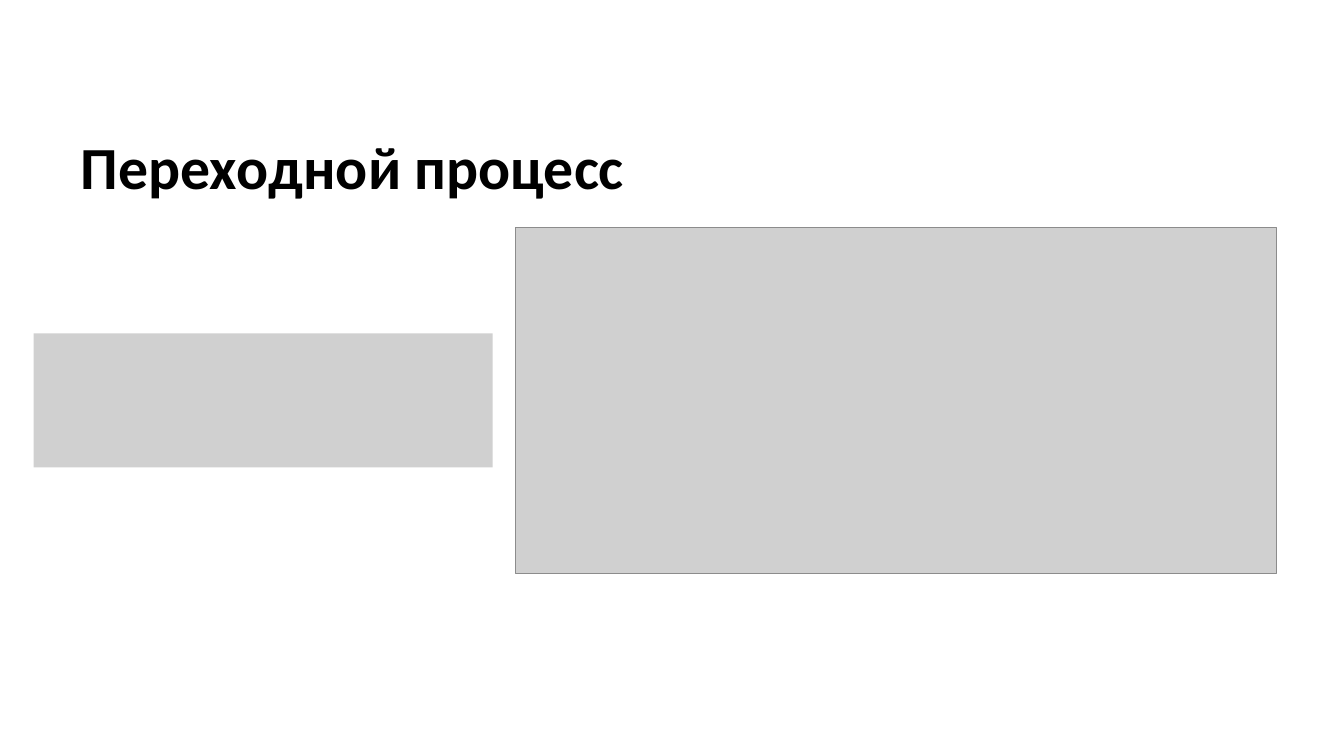
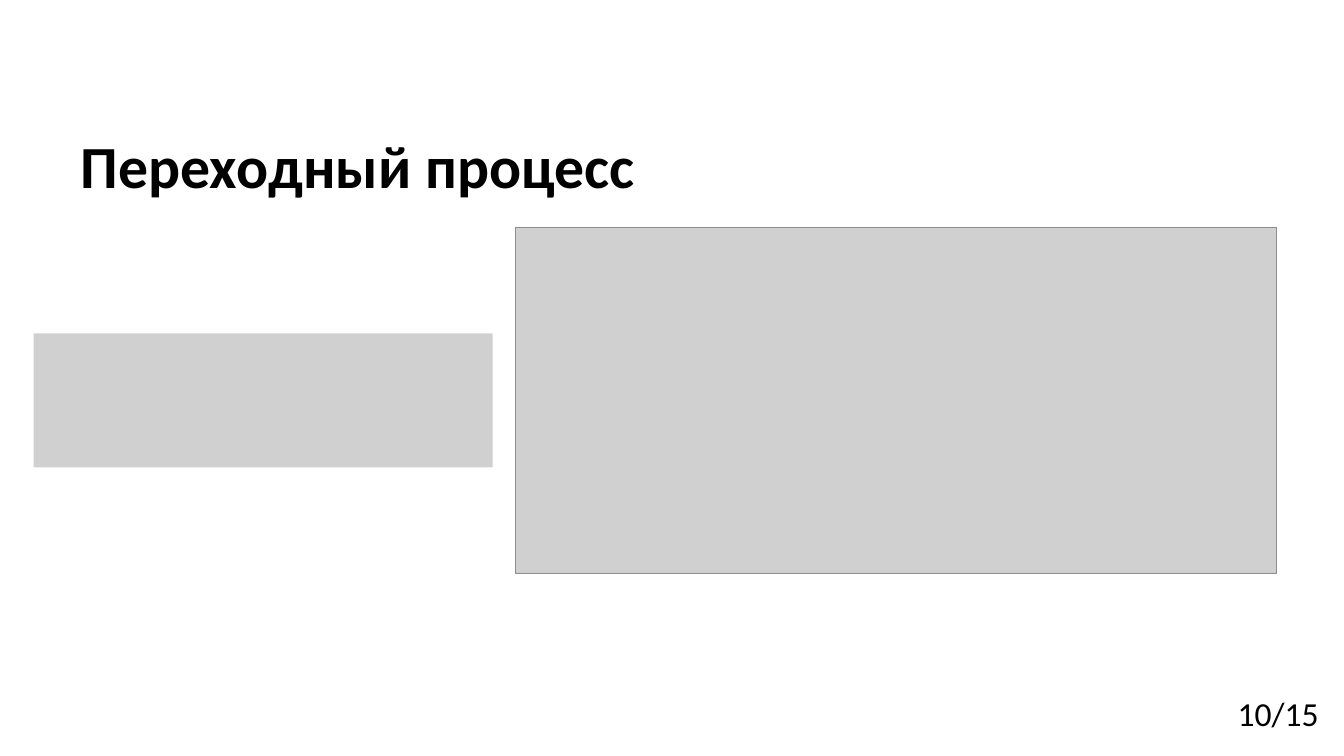
Before and after one commit to ihgorek/system_management_precision_table, a slide deck: slide 10 of диплом.pptx. Drawn at 1344x756 pixels with LibreOffice and Linux fonts; fonts in the diff are those of the drawing; grey boxes stand for pictures; background and template pictures are left out. Boxes give left, top, right and bottom in pixels: in the first picture for what was removed or moved away, otherwise in the second. Text is boxed around its words. In the diff, an @@ line names an element or a change of style, - is before the commit and + after.

```diff
--- a/диплом.pptx
+++ b/диплом.pptx
@@ title at bbox=[81, 147, 634, 198]: text changed @@
-Переходной процесс
+Переходный процесс
@@ text added at bbox=[1238, 702, 1319, 728], 18 pt, text #000000 @@
+10/15
```
Also in this commit, not shown: 14 other slides changed, 1 other file.
